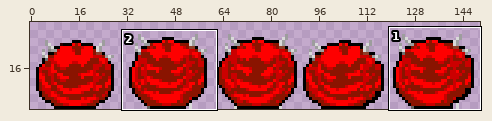
Edited in one commit: sprite sheet (diplom/Assets/CourseAssets/Textures/Sprites/Enemies/Hedusa/HedusaIdleUp.png). Above, an overview of the earlier version with the close-up marked.
Close-up. Before the commit:
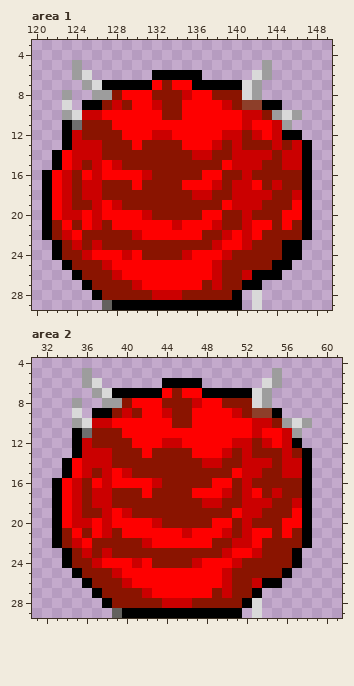
The file is 150x30 pixels. Shown: area 1: x 120..149, y 3..29; area 2: x 31..61, y 4..29. The wide view leaves out empty margins.
After the commit:
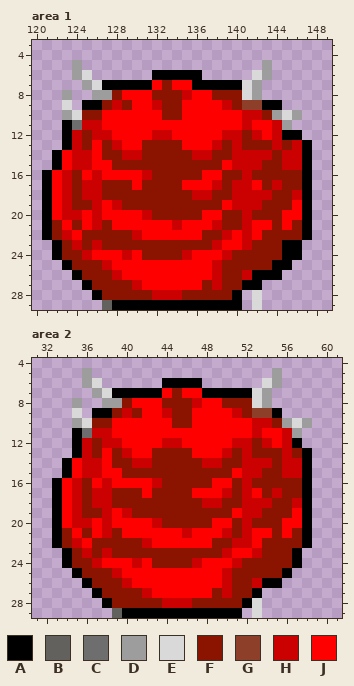
Palette (. is transparent): A #000000  B #63615e  C #6e6e6e  D #9d9d9d  E #d9d9d9  F #8a1400  G #8d3f2a  H #cb0000  J #fe0000
The edit:
{"where": "area 1"}
{"y":10,"x":125,"old":"HH","new":"FF"}
{"y":11,"x":125,"old":"FFF","new":"HHJ"}
{"y":12,"x":126,"old":"FFF","new":"HHJ"}
{"y":13,"x":125,"old":"HH","new":"FJ"}
{"y":13,"x":128,"old":"FF","new":"HJ"}
{"y":14,"x":126,"old":"H","new":"J"}
{"y":14,"x":129,"old":"FF","new":"HH"}
{"y":15,"x":125,"old":"FH","new":"HJ"}
{"y":15,"x":128,"old":"H","new":"F"}
{"where": "area 2"}
{"y":10,"x":37,"old":"HH","new":"FF"}
{"y":11,"x":37,"old":"FFF","new":"HHJ"}
{"y":12,"x":38,"old":"FFF","new":"HHJ"}
{"y":13,"x":37,"old":"HH","new":"FJ"}
{"y":13,"x":40,"old":"FF","new":"HJ"}
{"y":14,"x":38,"old":"H","new":"J"}
{"y":14,"x":41,"old":"FF","new":"HH"}
{"y":15,"x":37,"old":"FH","new":"HJ"}
{"y":15,"x":40,"old":"H","new":"F"}
